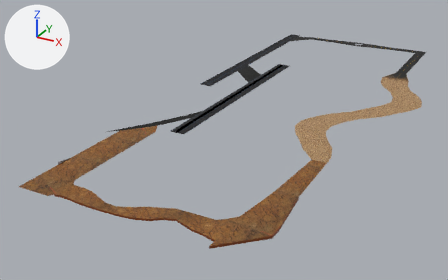
A saved change to the OBJ model MadMetal/Assets/Models/trackv2ground.obj.
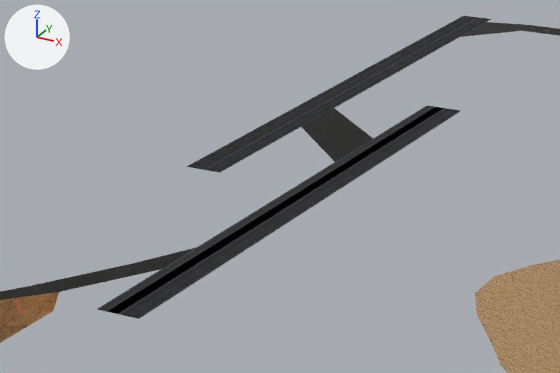
Each version appears first whole from a 50 mm camera at (511.0, -2506.0, 729.0) aimed at (-415.0, -821.0, -113.0), and next in a close-up on the part from 31% to 72% of the width and 10% to 54% of the height. The axes (+X, +Y, +Z) are drawn at upper left. The lights are the same throughout. Where no turn or scale is listed for an object, it has been applied to the vertices. Vertices at the same position are counted once.
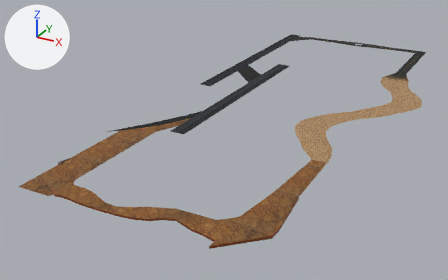
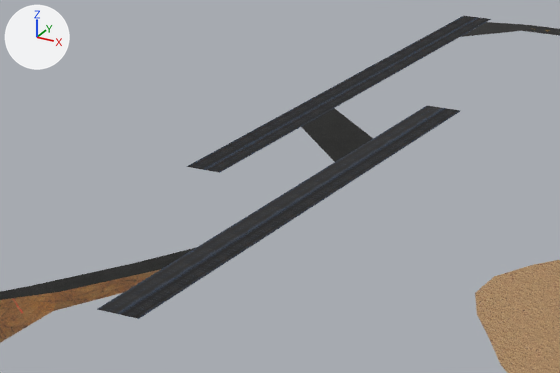
Boxes (x1, y1, x2, y2) around the edits, measured in the close-ups (560 x 373 px; the box of a moved part takes in the faces that stretch with it):
'Grid.001', surface changed, reshaped
    both: (0, 16, 560, 373)
part 1 of me_grid_001, moved or reshaped
    before: (97, 106, 443, 314)
    after: (53, 106, 443, 314)

Edits to the bpy script that builds the scene:
```text
Change mat_material_001:
    mat_material_001.texture: img_rail_road_tracks_png -> img_desert_ground3_jpg
Add mat_material_001_striated_rock_4788_jpg:
    mat_material_001_striated_rock_4788_jpg = principled_material('Material.001_striated_rock_4788.JPG')
    mat_material_001_striated_rock_4788_jpg.texture = img_striated_rock_4788_jpg
    mat_material_001_striated_rock_4788_jpg.roughness = 0.693
Add mat_material_001_rail_road_tracks_png:
    mat_material_001_rail_road_tracks_png = principled_material('Material.001_rail_road_tracks.png')
    mat_material_001_rail_road_tracks_png.texture = img_rail_road_tracks_png
    mat_material_001_rail_road_tracks_png.roughness = 0.693
Add mat_material_003_road4_jpg:
    mat_material_003_road4_jpg = principled_material('Material.003_road4.jpg')
    mat_material_003_road4_jpg.texture = img_road4_jpg
    mat_material_003_road4_jpg.roughness = 0.693
Change me_grid_001:
    used by ob_grid_001; location = (0.0, 0.0, 0.0)
    remove me_grid_001.from_pydata(...)  # 5510 vertices, 4786 faces; spans x -634.0..152.0, y -1550.0..210.0, z -12.0..8.0
    add me_grid_001.from_pydata(...)  # 5510 vertices, 4791 faces; spans x -634.0..152.0, y -1550.0..210.0, z -12.0..8.0
    me_grid_001 part 1
    16 faces are deleted
    16 new faces join them, mat_material_001_rail_road_tracks_png (picture img_rail_road_tracks_png)
    5 new faces join them, mat_material_001_striated_rock_4788_jpg (picture img_striated_rock_4788_jpg)
    remove me_grid_001.materials.append(mat_material_001_desert_ground3_jpg)  # picture img_desert_ground3_jpg
    remove me_grid_001.materials.append(mat_material_003_asphalt_texture441_jpg)  # picture img_asphalt_texture441_jpg
    add me_grid_001.materials.append(mat_material_001_rail_road_tracks_png)  # picture img_rail_road_tracks_png
    add me_grid_001.materials.append(mat_material_001_striated_rock_4788_jpg)  # picture img_striated_rock_4788_jpg
    add me_grid_001.materials.append(mat_material_003_road4_jpg)  # picture img_road4_jpg
```
